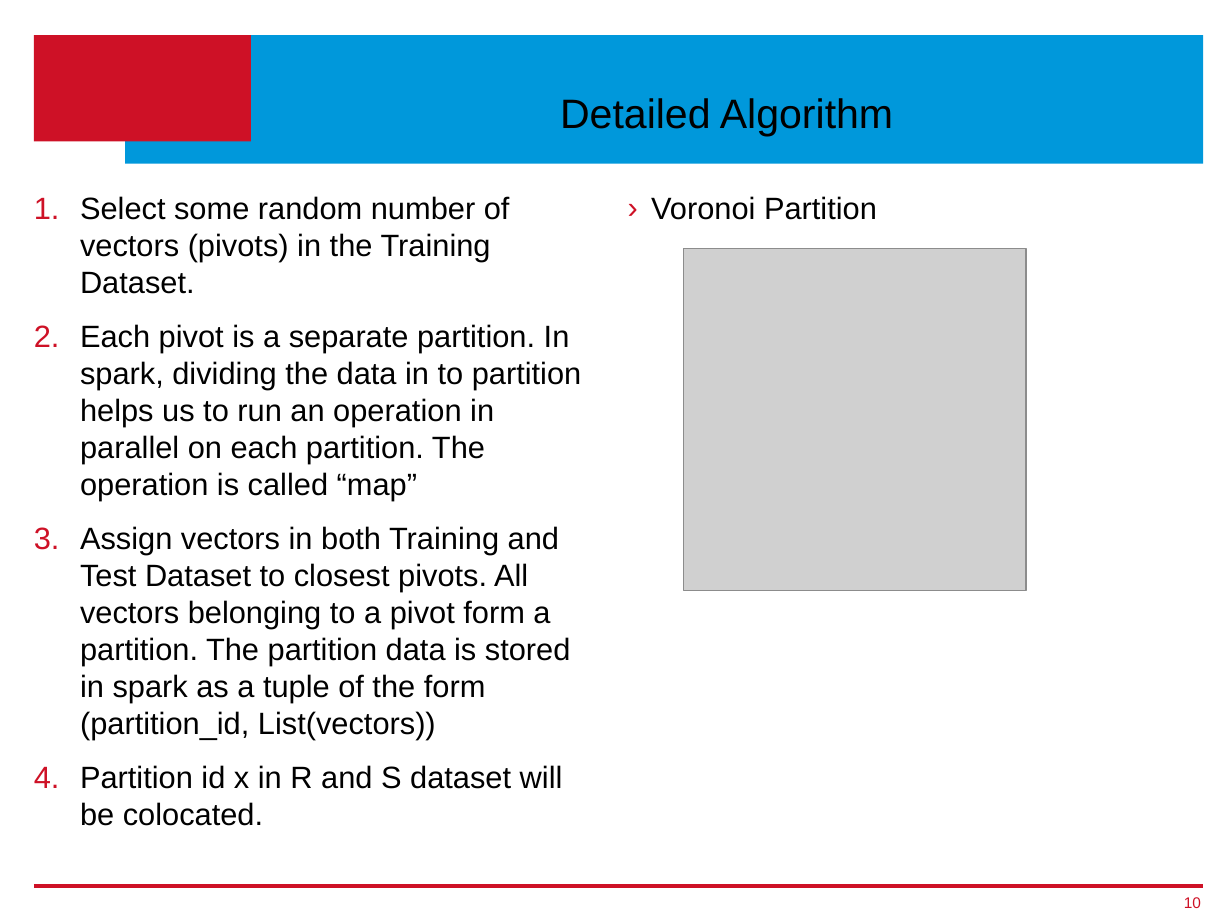
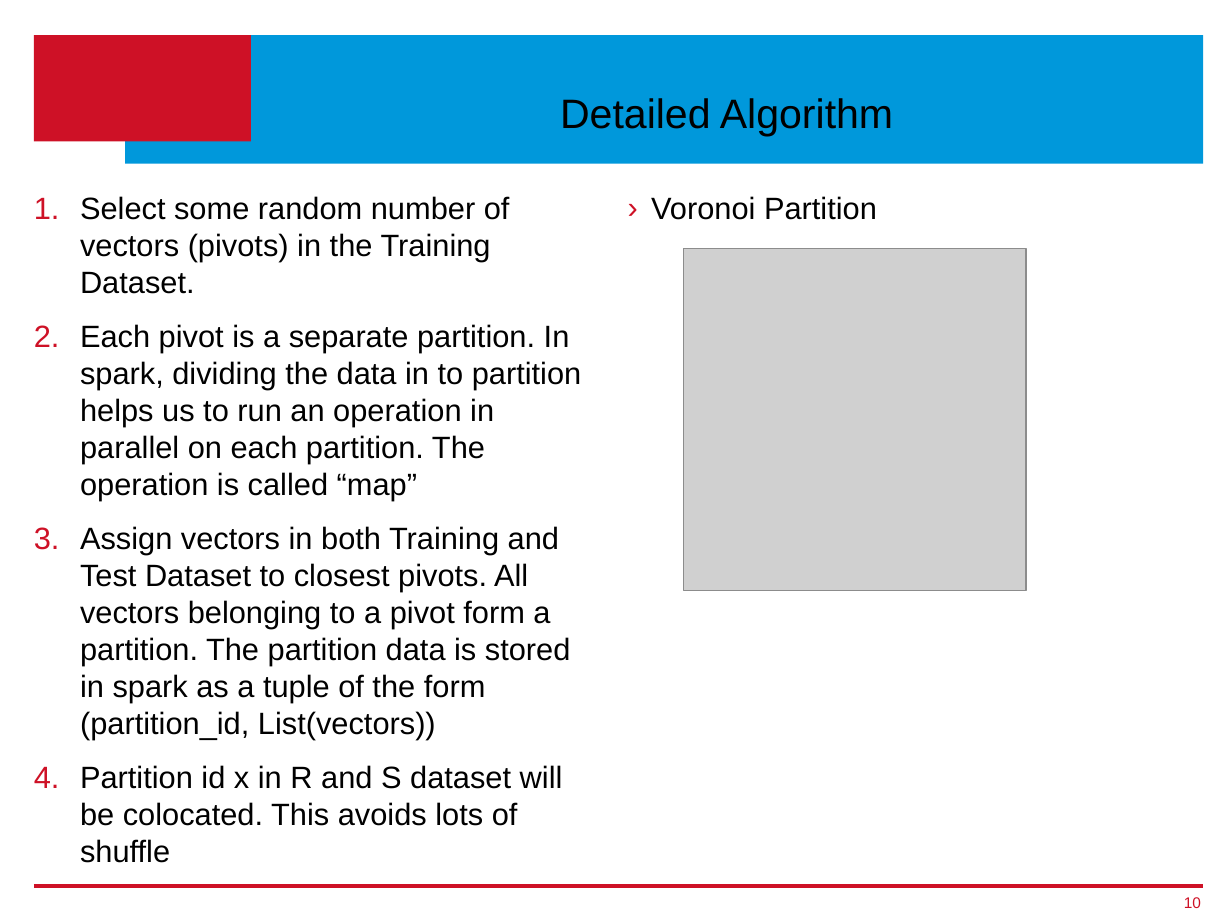
Before and after one commit to ageekymonk/syduni_ms_report, a slide deck: slide 10 of Thesis-Presentation_v1.pptx. Drawn at 1232x924 pixels with LibreOffice and Linux fonts; fonts in the diff are those of the drawing; grey boxes stand for pictures; background and template pictures are left out. Boxes give left, top, right and bottom in pixels: in the first picture for what was removed or moved away, otherwise in the second. Text is boxed around its words. In the diff, an @@ line names an element or a change of style, - is before the commit and + after.

```diff
--- a/Thesis-Presentation_v1.pptx
+++ b/Thesis-Presentation_v1.pptx
@@ text at bbox=[80, 765, 563, 863]: text changed @@
-4. Partition id x in R and S dataset will be colocated.
+4. Partition id x in R and S dataset will be colocated. This avoids lots of shuffle
```
Also in this commit, not shown: 8 other slides changed, 2 slides added.
